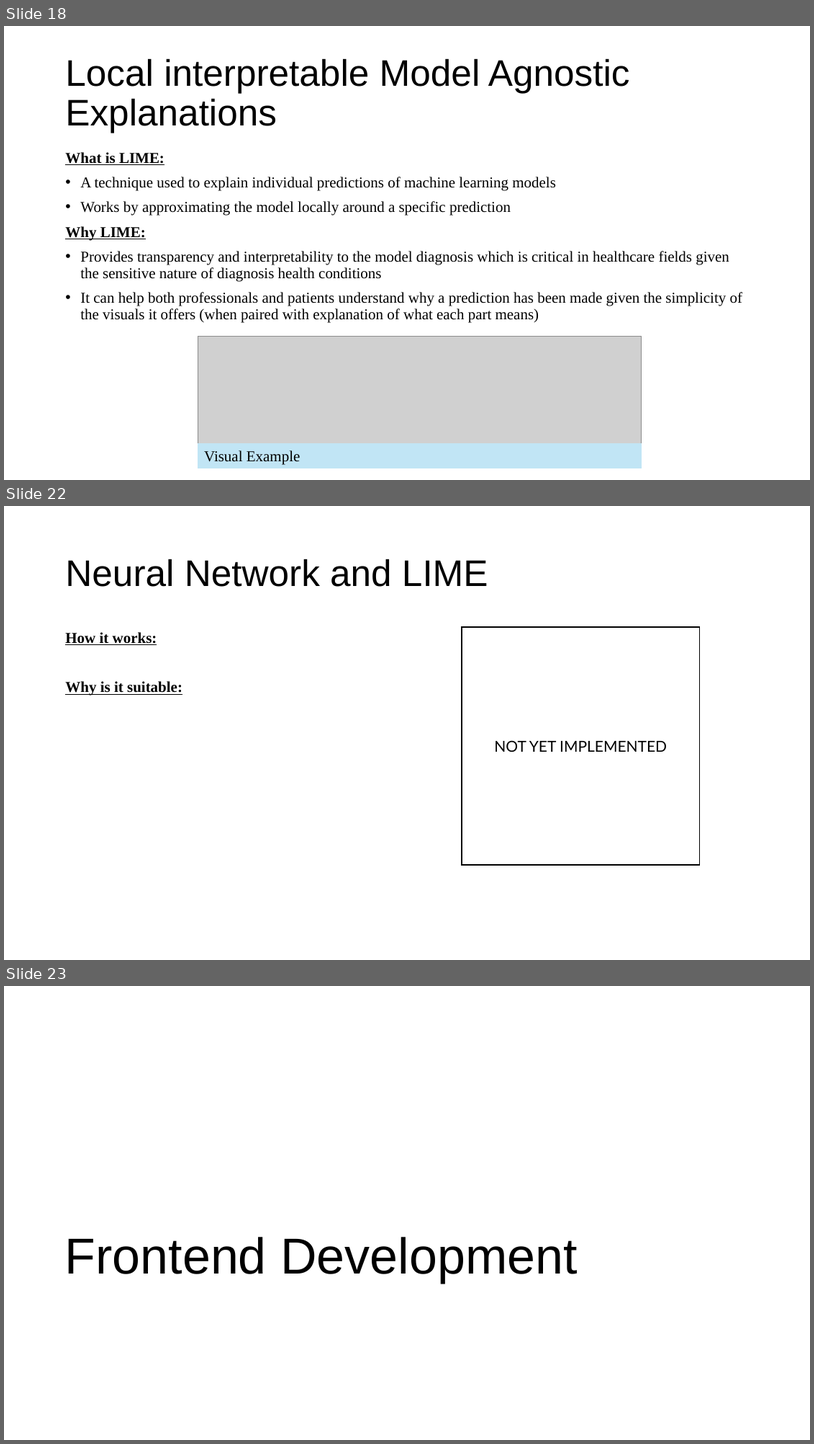
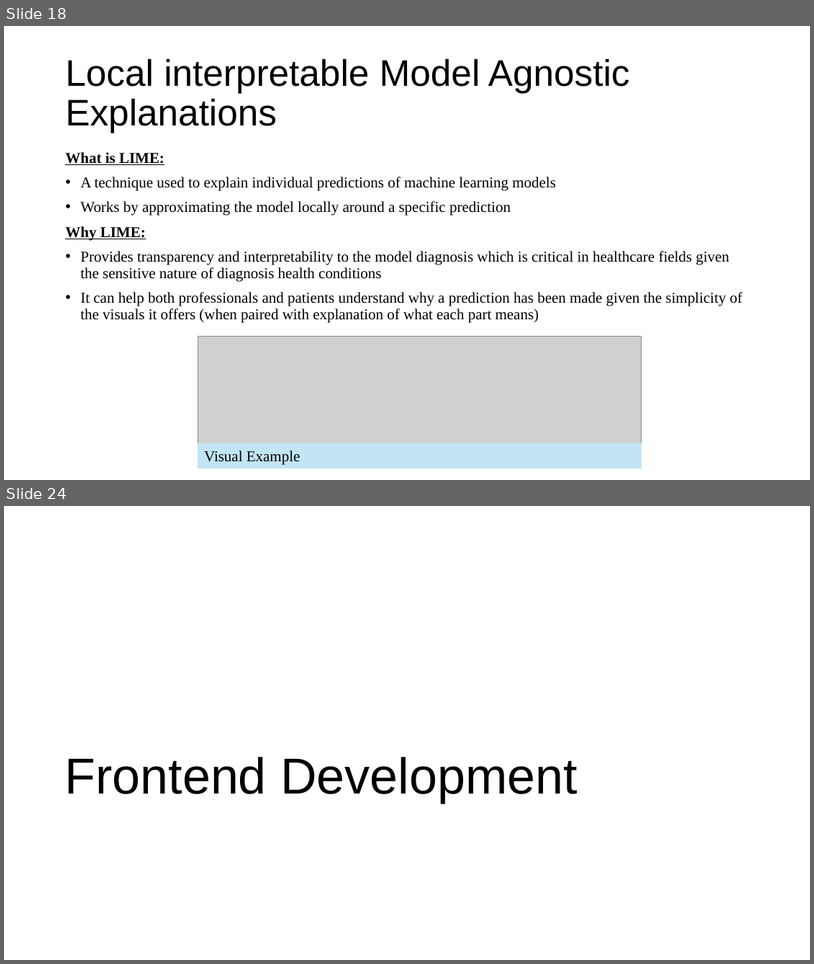
Before and after one commit to TayyebaSadaq/Diabetes-Prediction-using-Machine-Learning-and-Explainable-AI-Techniques, a slide deck: Diabetes Prediction with Machine Learning (ML).pptx. Shown one above the other, each under a label of ours: slides 18, 22 and 23 before the commit, slides 18 and 24 after it; the slides between them are not shown. The pictures are 814x1444 and 814x964 pixels, drawn with LibreOffice and Linux fonts; fonts in the diff are those of the drawing; grey boxes stand for pictures. Boxes give left, top, right and bottom in pixels: in the first picture for what was removed or moved away, otherwise in the second. Text is boxed around its words. In the diff, an @@ line names an element or a change of style, - is before the commit and + after.

```diff
--- a/Diabetes Prediction with Machine Learning (ML).pptx
+++ b/Diabetes Prediction with Machine Learning (ML).pptx
@@ slide 22 removed at (x1=4, y1=506, x2=810, y2=960), background #FFFFFF @@
@@ title removed at (x1=65, y1=559, x2=489, y2=587) @@
-Neural Network and LIME
@@ text removed at (x1=65, y1=632, x2=183, y2=695) @@
-How it works:
-Why is it suitable:
@@ rectangle removed at (x1=462, y1=627, x2=700, y2=865) @@
-NOT YET IMPLEMENTED
@@ what was slide 23 is now slide 24 @@
```
Also in this commit, not shown: 8 slides changed, 7 slides added, 5 other slides removed, 14 other files.
